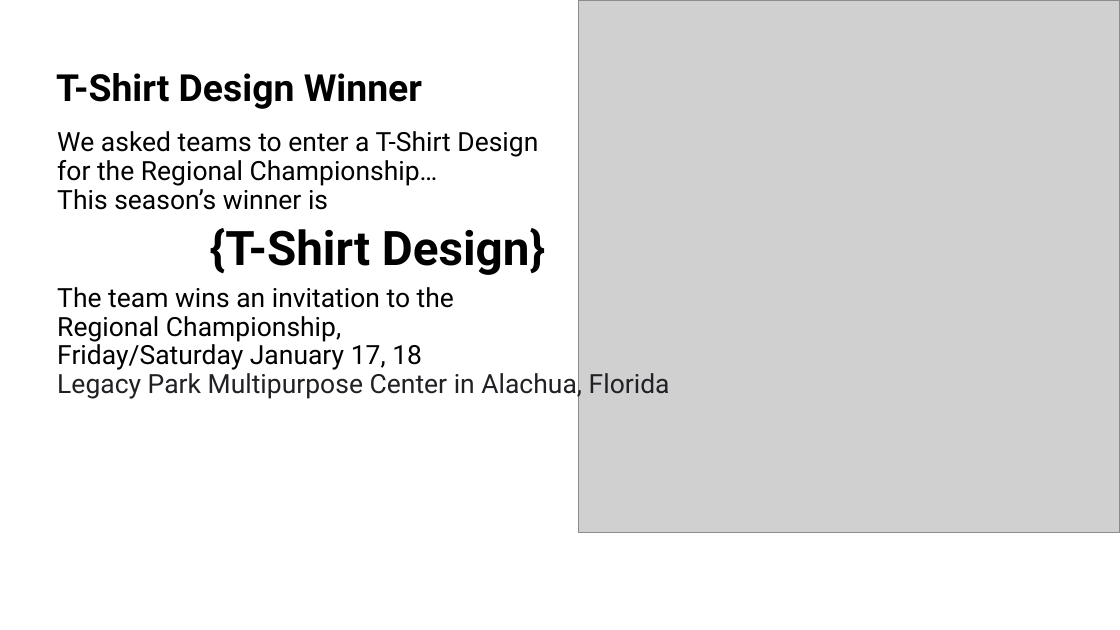
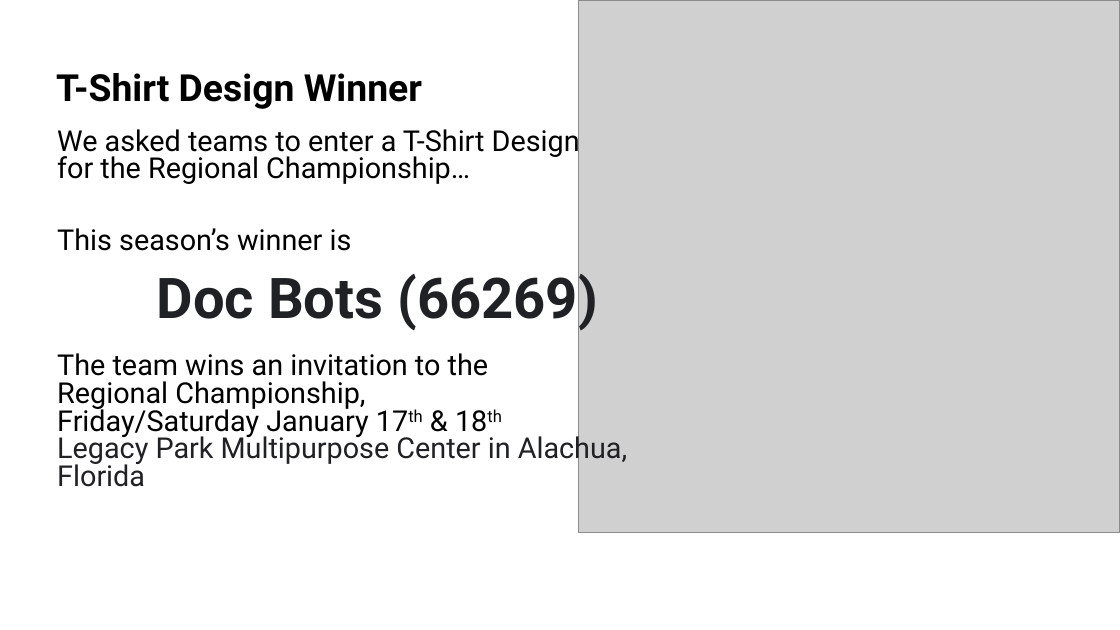
Before and after one commit to bpmerkel/FLLSlides, a slide deck: slide 13 of Api/Templates/Awards Ceremony - Full.pptx (slide 12 before the commit). Drawn at 1120x630 pixels with LibreOffice and Linux fonts; fonts in the diff are those of the drawing; grey boxes stand for pictures; background and template pictures are left out. Boxes give left, top, right and bottom in pixels: in the first picture for what was removed or moved away, otherwise in the second. Text is boxed around its words. In the diff, an @@ line names an element or a change of style, - is before the commit and + after.

```diff
--- a/Api/Templates/Awards Ceremony - Full.pptx
+++ b/Api/Templates/Awards Ceremony - Full.pptx
@@ text at <box>57,124,627,487</box>: text changed; size 17 to 18.5 pt @@
-We asked teams to enter a T-Shirt Design
-for the Regional Championship…
-This season’s winner is
-{T-Shirt Design}
-The team wins an invitation to the
-Regional Championship,
-Friday/Saturday January 17, 18
-Legacy Park Multipurpose Center in Alachua, Florida
+We asked teams to enter a T-Shirt Design
+for the Regional Championship…
+This season’s winner is
+Doc Bots (66269)
+The team wins an invitation to the
+Regional Championship,
+Friday/Saturday January 17th & 18th
+Legacy Park Multipurpose Center in Alachua, Florida
```
Also in this commit, not shown: 3 other slides changed, 3 slides added, 1 slide removed, 1 other file.
